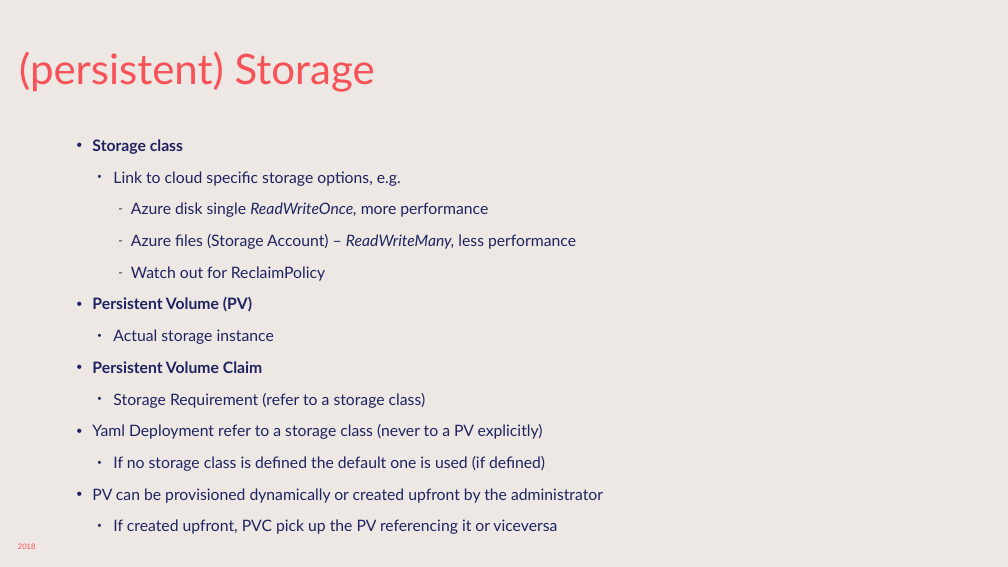
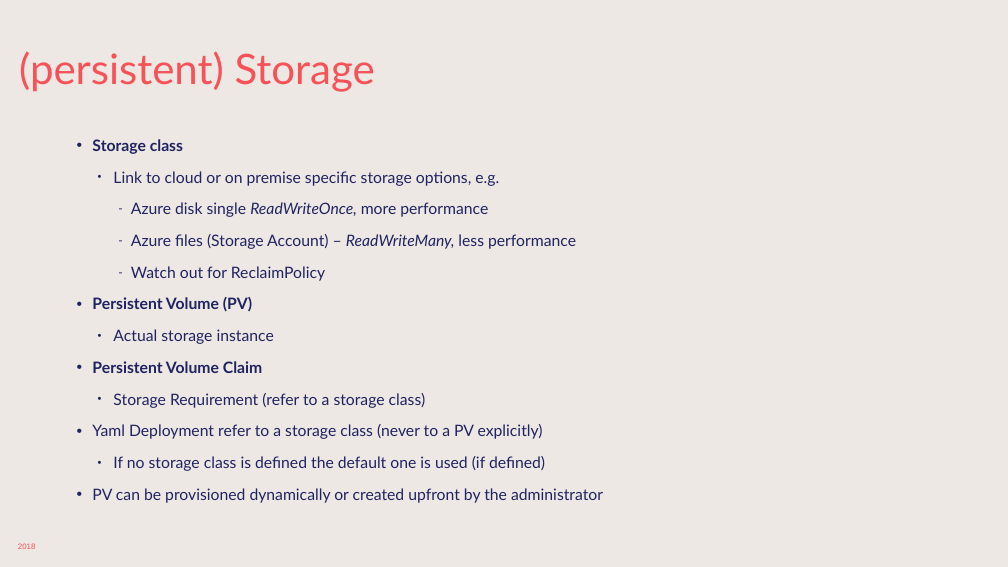
Before and after one commit to sabbadino/deltatre-community-meetups-session-3, a slide deck: slide 25 of K8s-basic.pptx. Drawn at 1008x567 pixels with LibreOffice and Linux fonts; fonts in the diff are those of the drawing; background and template pictures are left out. Boxes give left, top, right and bottom in pixels: in the first picture for what was removed or moved away, otherwise in the second. Text is boxed around its words. In the diff, an @@ line names an element or a change of style, - is before the commit and + after.

```diff
--- a/K8s-basic.pptx
+++ b/K8s-basic.pptx
@@ text at [113,171,499,186]: text changed @@
-  • Link to cloud specific storage options, e.g.
+  • Link to cloud or on premise specific storage options, e.g.
@@ text at [113,519,557,534]: paragraph removed @@
-  • If created upfront, PVC pick up the PV referencing it or viceversa
```
Also in this commit, not shown: 7 other slides changed, 1 other file.
